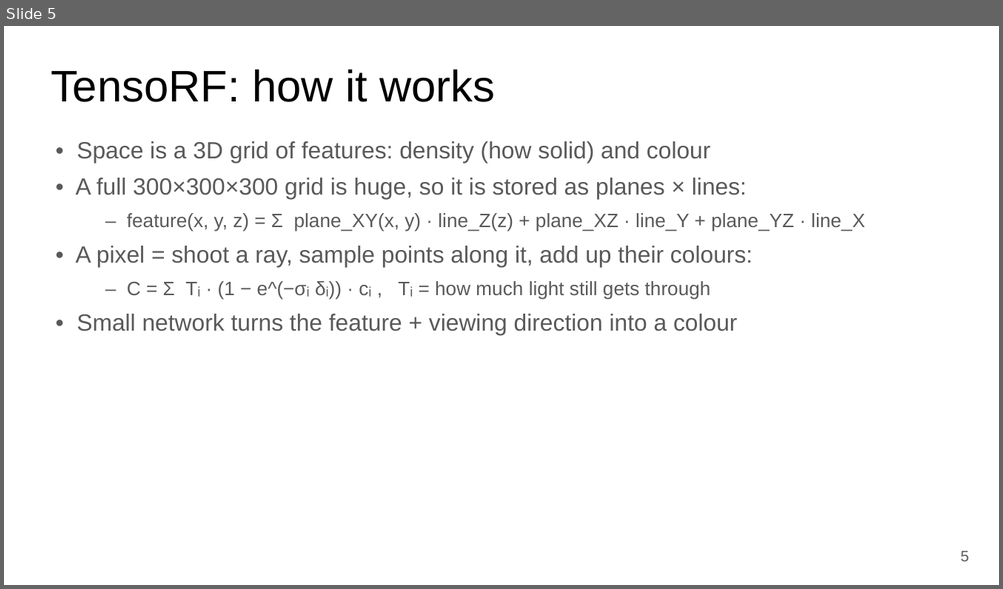
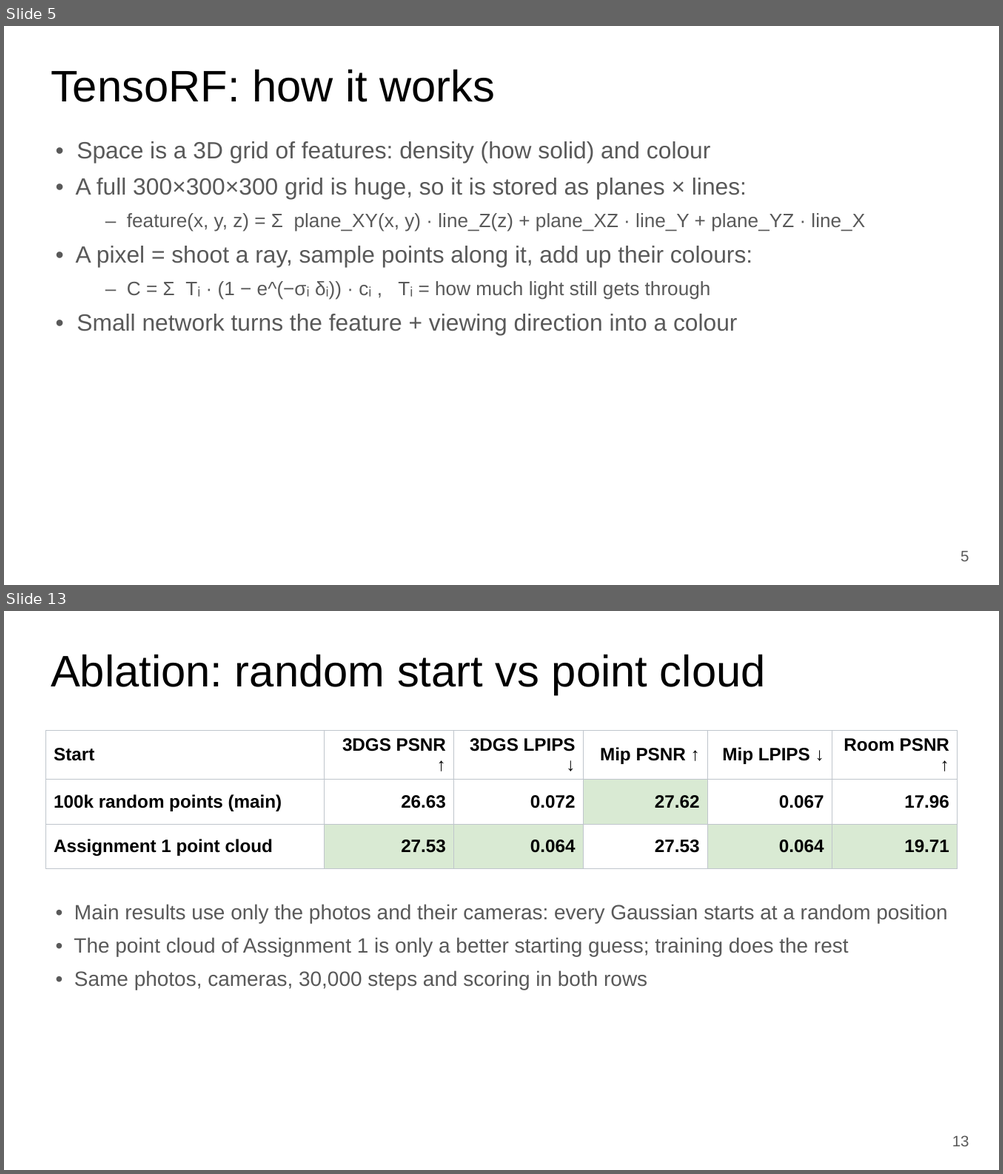
Before and after one commit to anas2908/cv802_assignment_3, a slide deck: docs/slides/CV802_SP3_novel_view_synthesis.pptx. Shown one above the other, each under a label of ours: slide 5 before the commit, slides 5 and 13 after it; the slides between them are not shown. The pictures are 1003x589 and 1003x1174 pixels, drawn with LibreOffice and Linux fonts; fonts in the diff are those of the drawing. Boxes give left, top, right and bottom in pixels: in the first picture for what was removed or moved away, otherwise in the second. Text is boxed around its words. In the diff, an @@ line names an element or a change of style, - is before the commit and + after.

Commit message:
NeRF; Gaussians start from random points (images + cameras only), point-cloud start kept as ablation; Sub-project 2 Poisson in the GUI; renderer fixes; report and slides updated

```diff
--- a/docs/slides/CV802_SP3_novel_view_synthesis.pptx
+++ b/docs/slides/CV802_SP3_novel_view_synthesis.pptx
@@ slide 13 added at bbox=[4, 611, 999, 1170], background #FFFFFF @@
@@ text added at bbox=[51, 654, 765, 695], 32 pt, text #000000 @@
+Ablation: random start vs point cloud
@@ table added at bbox=[45, 730, 957, 865], 3 rows, 6 columns @@
+Start | 3DGS PSNR ↑ | 3DGS LPIPS ↓ | Mip PSNR ↑ | Mip LPIPS ↓ | Room PSNR ↑
+100k random points (main) | 26.63 | 0.072 | 27.62 | 0.067 | 17.96
+Assignment 1 point cloud | 27.53 | 0.064 | 27.53 | 0.064 | 19.71
@@ text added at bbox=[74, 904, 947, 990], 15 pt, text #595959 @@
+• Main results use only the photos and their cameras: every Gaussian starts at a random position
+• The point cloud of Assignment 1 is only a better starting guess; training does the rest
+• Same photos, cameras, 30,000 steps and scoring in both rows
@@ text added at bbox=[952, 1136, 969, 1147], 11 pt, text #595959 @@
+13
```
Also in this commit, not shown: 14 slides changed, 45 other files.
